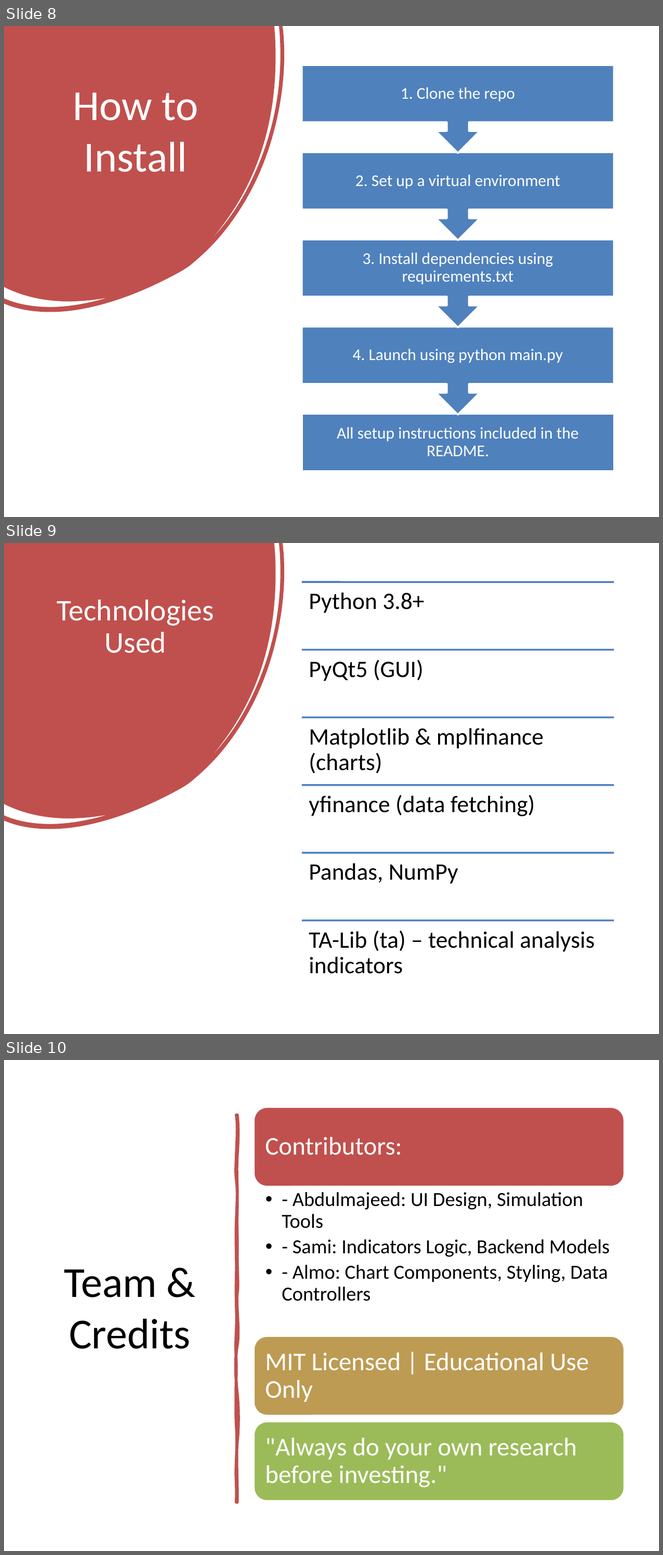
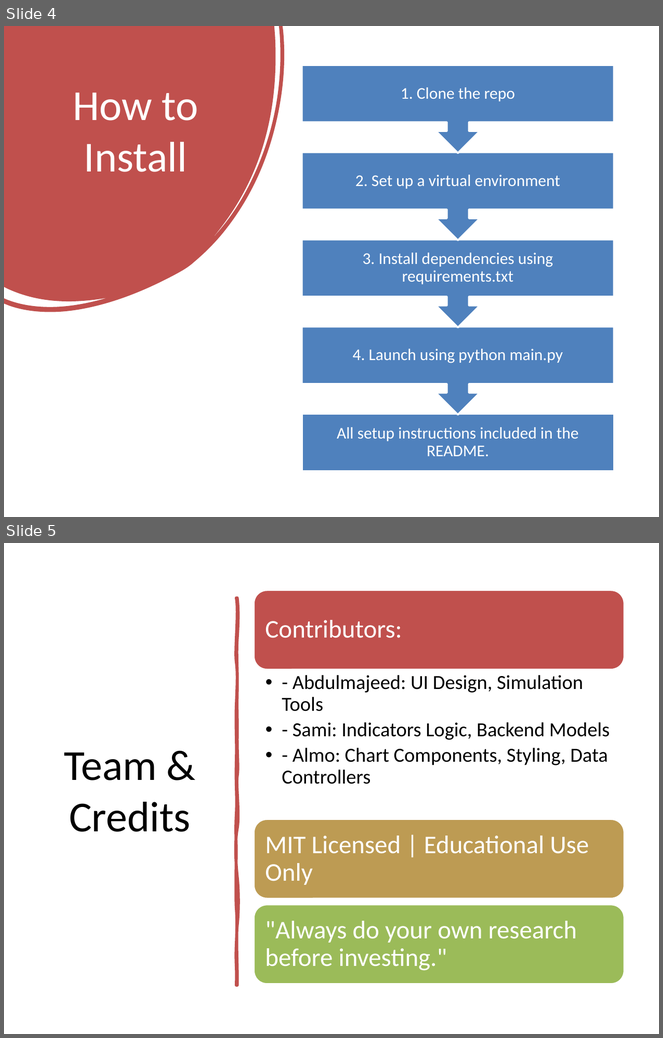
Before and after one commit to aalmaweri12/FinalCIS298, a slide deck: Stock_Analysis_Tool_Presentation.pptx. Shown one above the other, each under a label of ours: slides 8, 9 and 10 before the commit, slides 4 and 5 after it. The pictures are 663x1555 and 663x1038 pixels, drawn with LibreOffice and Linux fonts; fonts in the diff are those of the drawing. Boxes give left, top, right and bottom in pixels: in the first picture for what was removed or moved away, otherwise in the second. Text is boxed around its words. In the diff, an @@ line names an element or a change of style, - is before the commit and + after.

```diff
--- a/Stock_Analysis_Tool_Presentation.pptx
+++ b/Stock_Analysis_Tool_Presentation.pptx
@@ slide 9 removed at <box>4,543,659,1034</box>, background #FFFFFF @@
@@ freeform shape removed at <box>4,543,284,830</box> @@
@@ title removed at <box>57,600,214,653</box> @@
-Technologies Used
@@ group removed at <box>302,583,614,974</box>: 6 lines, 6 texts @@
-Python 3.8+
-PyQt5 (GUI)
-Matplotlib & mplfinance (charts)
-yfinance (data fetching)
-Pandas, NumPy
-TA-Lib (ta) – technical analysis indicators
@@ what was slide 8 is now slide 4 @@
@@ what was slide 10 is now slide 5 @@
```
Also in this commit, not shown: 2 slides changed, 1 slide added, 5 other slides removed.
